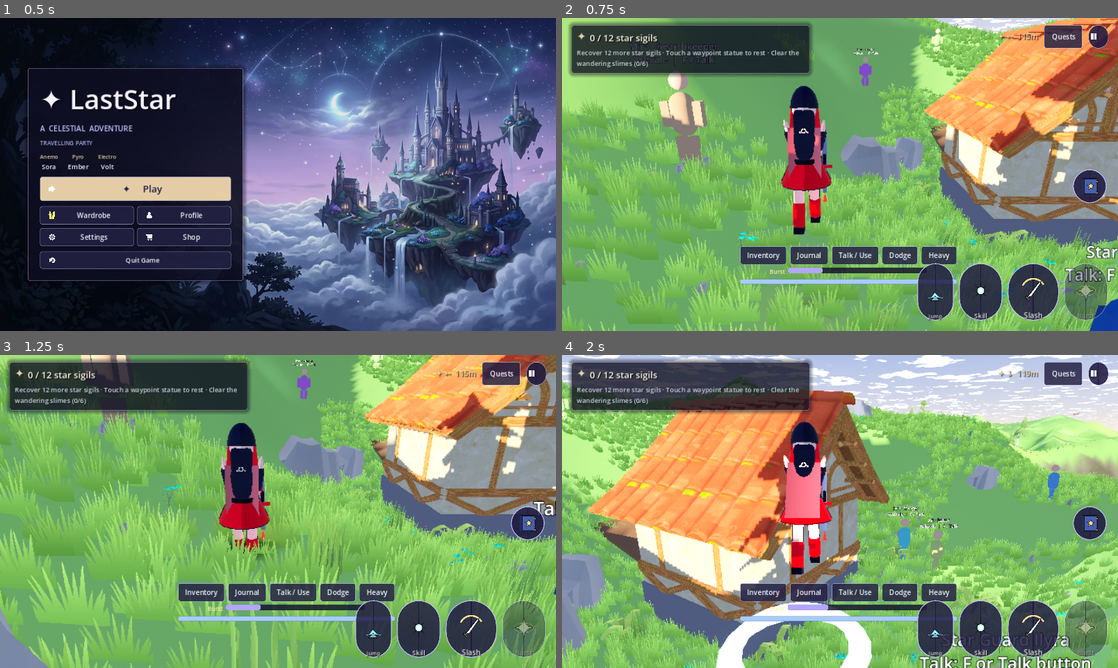
Above: before the commit, frames 1-4 (two rows, left to right).
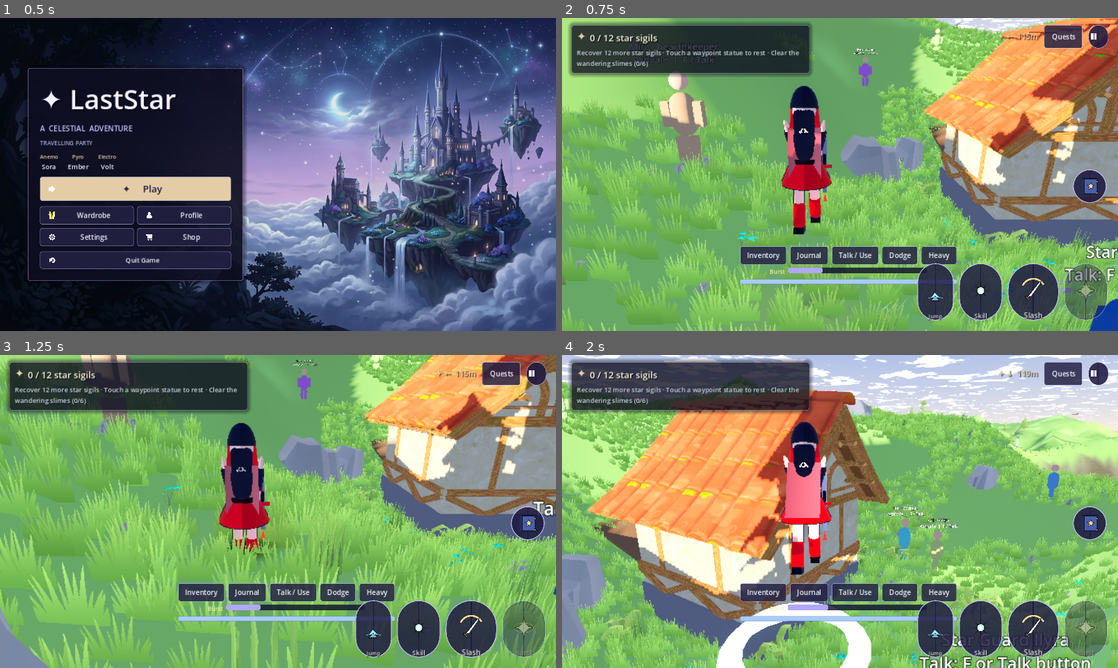
Above: after the commit, the same moments.

Repository: Endiq-jar/LastStar
Game: Godot game, scene res://scenes/main_menu.tscn
Two runs of this game, one before a commit and one after it. Both use one fixed random seed, a clock stepped at 60 frames per second and the inputs below.
Inputs (mouse positions are in pixels of both pictures, inside the frame that each line leads up to):
- Up to frame 1 (0.5 s): no input
- Up to frame 2 (0.75 s): click "✦ Play" at 0.5 s
- Up to frame 3 (1.25 s): no input
- Up to frame 4 (2 s): tap Enter at 1.25 s; move the mouse to (867, 511) at 1.27 s; press the mouse at (867, 511) at 1.28 s; hold W (move_forward) from 1.28 s (still down); tap Space (jump) at 1.52, 1.82 s

Frame 1 is identical in both runs. In frame 2, 4.8% of the frame differs, in the area x 0-100%, y 0-100%; in frame 3, 4.0%; in frame 4, 6.5%.

Commit message:
Add five graphics profiles with legacy settings migration
Co-authored-by: arena-agent <297053741+arena-agent@users.noreply.github.com>

Diff:
--- a/scripts/game_state.gd
+++ b/scripts/game_state.gd
@@ -116,13 +116,13 @@
 var quest_text: String = ""
 
 ## 0 = Balanced, 1 = Performance, 2 = High. Applied by the world when it loads.
-var quality_tier: int = 0
+var quality_tier: int = 2
 ## Set by Game.start_game(); the world consumes it and unpauses the tree on
 ## its first frame (queued scene changes can otherwise keep the menu pause).
 var pending_unpause: bool = false
 ## False until the world has booted at least once this session.
 var booted: bool = false
-const QUALITY_NAMES := ["Balanced", "Performance", "High"]
+const QUALITY_NAMES := ["Ultra Low", "Low", "Medium", "High", "Ultra"]
 
 ## Shared world facts used by water, enemies and weather systems.
 var water_level: float = 1.2
@@ -1181,13 +1181,22 @@
 	## silently go back to the heaviest preset on the next launch.
 	var cfg := ConfigFile.new()
 	cfg.set_value("video", "quality_tier", quality_tier)
+	cfg.set_value("video", "quality_version", 2)
 	cfg.save("user://video.cfg")
+
+
+func _quality_from_config(cfg: ConfigFile) -> int:
+	var value := int(cfg.get_value("video", "quality_tier", 0))
+	if int(cfg.get_value("video", "quality_version", 1)) < 2:
+		# Preserve old Balanced / Performance / High choices on upgrade.
+		return [2, 1, 3][clampi(value, 0, 2)]
+	return clampi(value, 0, QUALITY_NAMES.size() - 1)
 
 
 func load_quality() -> void:
 	var cfg := ConfigFile.new()
 	if cfg.load("user://video.cfg") == OK:
-		quality_tier = clampi(int(cfg.get_value("video", "quality_tier", 0)), 0, QUALITY_NAMES.size() - 1)
+		quality_tier = _quality_from_config(cfg)
 
 
 func boot_direct() -> void:
--- a/scripts/performance/entity_culler.gd
+++ b/scripts/performance/entity_culler.gd
@@ -196,7 +196,7 @@
 
 
 func _interval() -> float:
-	if Game.quality_tier >= 1:
+	if Game.quality_tier <= 1:
 		return PROBE_INTERVAL_LOW
 	return PROBE_INTERVAL
 
--- a/scripts/world.gd
+++ b/scripts/world.gd
@@ -128,7 +128,7 @@
 	var avg_ms := (_perf_accum / float(measured)) * 1000.0
 	print("LastStar: average frame time %.1f ms over %d frames" % [avg_ms, measured])
 	# Worse than ~24 fps: shed effects instead of stuttering.
-	if avg_ms > 42.0 and Game.quality_tier != 1:
+	if avg_ms > 42.0 and Game.quality_tier > 1:
 		Game.set_quality_tier(1)
 		apply_quality()
 		Game.toast.emit("Performance mode enabled for smooth play")
@@ -243,41 +243,28 @@
 
 
 func apply_quality() -> void:
-	## 0 Balanced · 1 Performance · 2 High. Lets the same APK scale from a
-	## budget phone to a flagship. Every tier restores what it changes, so
-	## cycling through them is lossless, and tiers never enable a feature the
-	## active renderer does not implement (SSAO does not exist on OpenGL).
+	## Five presets. These control effects and density, not hard FPS/triangle
+	## limits; actual performance depends on the device and scene.
 	var tier := Game.quality_tier
 	var compat := _is_compatibility()
 	var env := environment.environment as Environment
 	var veg := get_node_or_null("Vegetation")
 
-	# --- shadows -----------------------------------------------------------
-	#
-	# Performance used to switch the sun's shadow map off completely. That single
-	# line is the whole "the character is floating on nothing" problem: with no
-	# shadow map there is no contact shadow under her, no cast shadow from the
-	# hills, and no self-shadowing anywhere. The world flattens into pure ambient
-	# and every object looks pasted on. A short-radius shadow map is one of the
-	# cheapest things on the GPU and it is the single most important depth cue in
-	# the frame, so no tier turns it off now - the tiers only shorten its reach.
+	# Ultra Low disables realtime shadows; all other tiers restore them.
+	sun.shadow_enabled = tier != 0
 	if tier == 1:
-		sun.shadow_enabled = true
 		sun.directional_shadow_max_distance = 70.0
-	elif compat:
-		# Compatibility shadows are cheap but not free; keep the radius short.
-		sun.shadow_enabled = true
-		sun.directional_shadow_max_distance = 110.0 if tier == 0 else 150.0
-	else:
-		sun.shadow_enabled = true
-		sun.directional_shadow_max_distance = 260.0 if tier == 2 else 190.0
+	elif tier == 2:
+		sun.directional_shadow_max_distance = 110.0 if compat else 150.0
+	elif tier >= 3:
+		sun.directional_shadow_max_distance = (150.0 if tier == 3 else 190.0) if compat else (190.0 if tier == 3 else 260.0)
 
 	# --- grass -------------------------------------------------------------
 	# Grass is the single biggest draw on a mobile GPU, so the tier controls its
 	# density rather than switching it off: an empty valley looks broken, a
 	# thinner meadow still looks like a meadow.
 	if _grass_field != null and _grass_field.has_method("set_density_scale"):
-		_grass_field.call("set_density_scale", 1.0 if tier >= 2 else (0.65 if tier == 0 else 0.35))
+		_grass_field.call("set_density_scale", [0.22, 0.35, 0.65, 0.85, 1.0][tier])
 
 	# --- vegetation ---------------------------------------------------------
 	#
@@ -290,7 +277,7 @@
 	if veg:
 		veg.visible = true
 		if veg.has_method("set_detail_scale"):
-			veg.call("set_detail_scale", 1.0 if tier >= 2 else (0.8 if tier == 0 else 0.55))
+			veg.call("set_detail_scale", [0.35, 0.55, 0.8, 0.9, 1.0][tier])
 
 	# --- resolution scale ----------------------------------------------------
 	#
@@ -308,13 +295,7 @@
 	# driver that refuses it.
 	_dynamic_time = 0.0
 	_dynamic_frames = 0
-	match tier:
-		1:
-			_dynamic_scale = 0.75
-		0:
-			_dynamic_scale = 0.9
-		_:
-			_dynamic_scale = 1.0
+	_dynamic_scale = [0.60, 0.70, 0.85, 1.0, 1.0][tier]
 	_set_3d_scale(_dynamic_scale)
 
 	if env == null:
@@ -331,26 +312,25 @@
 	# back. Saturation at that level is what pushed every already-saturated green
 	# the last few percent into a clipped, channel-starved neon. The grade lives
 	# in exactly one place now - _grade_env(), called from the day pass.
-	match tier:
-		1:
-			env.glow_enabled = false
-			env.ssao_enabled = false
-			_env_msaa(RenderingServer.VIEWPORT_MSAA_DISABLED)
-		2:
-			env.glow_enabled = true
-			env.glow_intensity = 0.30
-			env.glow_hdr_threshold = 1.25
-			env.ssao_enabled = not compat
-			if not compat:
-				env.ssao_radius = 1.4
-				env.ssao_intensity = 1.6
-			_env_msaa(RenderingServer.VIEWPORT_MSAA_4X if not compat else RenderingServer.VIEWPORT_MSAA_DISABLED)
-		_:
-			env.glow_enabled = true
-			env.glow_intensity = 0.26 if not compat else 0.22
-			env.glow_hdr_threshold = 1.35
-			env.ssao_enabled = false
-			_env_msaa(RenderingServer.VIEWPORT_MSAA_2X if not compat else RenderingServer.VIEWPORT_MSAA_DISABLED)
+	if tier <= 1:
+		env.glow_enabled = false
+		env.ssao_enabled = false
+		_env_msaa(RenderingServer.VIEWPORT_MSAA_DISABLED)
+	elif tier == 2:
+		env.glow_enabled = true
+		env.glow_intensity = 0.26 if not compat else 0.22
+		env.glow_hdr_threshold = 1.35
+		env.ssao_enabled = false
+		_env_msaa(RenderingServer.VIEWPORT_MSAA_2X if not compat else RenderingServer.VIEWPORT_MSAA_DISABLED)
+	else:
+		env.glow_enabled = true
+		env.glow_intensity = 0.30
+		env.glow_hdr_threshold = 1.25
+		env.ssao_enabled = not compat
+		if not compat:
+			env.ssao_radius = 1.4
+			env.ssao_intensity = 1.6
+		_env_msaa(RenderingServer.VIEWPORT_MSAA_4X if not compat else RenderingServer.VIEWPORT_MSAA_DISABLED)
 	# Re-apply the grade so a tier change never leaves the frame at whatever
 	# saturation it happened to be using.
 	_grade_env(env)
@@ -521,10 +501,9 @@
 
 
 func _update_dynamic_resolution(delta: float) -> void:
-	## Balanced/Performance aim for 30 fps. Evaluate two seconds at a time;
-	## use separate thresholds so the scale does not flicker back and forth.
-	## High stays fixed at full resolution. This cannot cure CPU-bound stalls.
-	if Game.quality_tier == 2 or not _perf_done or delta <= 0.0:
+	## Ultra Low, Low and Medium adjust toward 30 fps using hysteresis.
+	## High and Ultra stay at full resolution. CPU-bound stalls remain possible.
+	if Game.quality_tier >= 3 or not _perf_done or delta <= 0.0:
 		return
 	_dynamic_time += minf(delta, 0.25)
 	_dynamic_frames += 1
@@ -540,10 +519,10 @@
 
 
 func _next_dynamic_scale(tier: int, current: float, avg: float) -> float:
-	if tier == 2:
+	if tier >= 3:
 		return current
-	var ceiling := 0.75 if tier == 1 else 0.9
-	var floor_scale := 0.60 if tier == 1 else 0.65
+	var ceiling: float = [0.60, 0.70, 0.85][clampi(tier, 0, 2)]
+	var floor_scale: float = [0.50, 0.60, 0.65][clampi(tier, 0, 2)]
 	if avg > 0.040:
 		return maxf(floor_scale, current - 0.05)
 	if avg < 0.028:
@@ -594,7 +573,7 @@
 	var noon_col := Color(1.0, 0.96, 0.89)
 	var dawn_col := Color(1.0, 0.72, 0.46)
 	sun.light_color = noon_col.lerp(dawn_col, warmth)
-	sun.shadow_enabled = true
+	sun.shadow_enabled = Game.quality_tier != 0
 
 	var env := environment.environment as Environment
 	if env == null:
@@ -1328,7 +1307,7 @@
 	field.set_script(GrassFieldScript)
 	add_child(field)
 	# Set the chosen density before setup queues any grass.
-	field.call("set_density_scale", 1.0 if Game.quality_tier >= 2 else (0.65 if Game.quality_tier == 0 else 0.35))
+	field.call("set_density_scale", [0.22, 0.35, 0.65, 0.85, 1.0][Game.quality_tier])
 	field.call("setup", t, player)
 	_grass_field = field
 	_build_environment_vegetation(t, player)
--- a/tests/render_probe.gd
+++ b/tests/render_probe.gd
@@ -129,14 +129,40 @@
 	for i in range(15):
 		await get_tree().process_frame
 
-	# Resolution controller must reduce load when slow, recover when fast, and
-	# leave High alone. This tests its hysteresis without depending on CI FPS.
-	var slow: float = world.call("_next_dynamic_scale", 0, 0.9, 0.05)
-	var fast: float = world.call("_next_dynamic_scale", 0, 0.8, 0.02)
-	var stable: float = world.call("_next_dynamic_scale", 0, 0.8, 0.033)
-	var high: float = world.call("_next_dynamic_scale", 2, 1.0, 0.05)
-	_log("INFO" if is_equal_approx(slow, 0.85) and is_equal_approx(fast, 0.85) and is_equal_approx(stable, 0.8) and is_equal_approx(high, 1.0) else "FAIL",
-		"dynamic resolution slow=%.2f fast=%.2f stable=%.2f high=%.2f" % [slow, fast, stable, high])
+	# Presets preserve legacy choices, change effects, and restore them on switch.
+	var quality_before: int = Game.quality_tier
+	var legacy_quality := ConfigFile.new()
+	legacy_quality.set_value("video", "quality_tier", 0)
+	var quality_ok: bool = int(Game.call("_quality_from_config", legacy_quality)) == 2
+	legacy_quality.set_value("video", "quality_tier", 1)
+	quality_ok = quality_ok and int(Game.call("_quality_from_config", legacy_quality)) == 1
+	legacy_quality.set_value("video", "quality_tier", 2)
+	quality_ok = quality_ok and int(Game.call("_quality_from_config", legacy_quality)) == 3
+	legacy_quality.set_value("video", "quality_version", 2)
+	legacy_quality.set_value("video", "quality_tier", 4)
+	quality_ok = quality_ok and int(Game.call("_quality_from_config", legacy_quality)) == 4 and Game.QUALITY_NAMES.size() == 5
+	var quality_sun := world.get_node("Sun") as DirectionalLight3D
+	Game.quality_tier = 0
+	world.call("apply_quality")
+	world.call("_update_time_of_day")
+	quality_ok = quality_ok and not quality_sun.shadow_enabled and is_equal_approx(float(world.get("_dynamic_scale")), 0.60)
+	Game.quality_tier = 1
+	world.call("apply_quality")
+	quality_ok = quality_ok and quality_sun.shadow_enabled and is_equal_approx(float(world.get("_dynamic_scale")), 0.70)
+	Game.quality_tier = 2
+	world.call("apply_quality")
+	quality_ok = quality_ok and is_equal_approx(float(world.get("_dynamic_scale")), 0.85)
+	Game.quality_tier = 4
+	world.call("apply_quality")
+	quality_ok = quality_ok and quality_sun.shadow_enabled and is_equal_approx(float(world.get("_dynamic_scale")), 1.0)
+	var slow: float = world.call("_next_dynamic_scale", 2, 0.85, 0.05)
+	var fast: float = world.call("_next_dynamic_scale", 2, 0.75, 0.02)
+	var stable: float = world.call("_next_dynamic_scale", 2, 0.75, 0.033)
+	var high: float = world.call("_next_dynamic_scale", 4, 1.0, 0.05)
+	quality_ok = quality_ok and is_equal_approx(slow, 0.80) and is_equal_approx(fast, 0.80) and is_equal_approx(stable, 0.75) and is_equal_approx(high, 1.0)
+	Game.quality_tier = quality_before
+	world.call("apply_quality")
+	_log("INFO" if quality_ok else "FAIL", "five quality profiles, legacy migration and resolution control=%s" % str(quality_ok))
 	var monitor := world.get_node_or_null("HUD/PerformanceMonitor")
 	if monitor == null:
 		_log("FAIL", "performance monitor missing")
@@ -2079,7 +2105,7 @@
 	# Performance on any slow or software renderer - which is exactly what CI
 	# runs - and that tier disables glow, SSAO and MSAA, so the published
 	# screenshot was showing the worst settings the game can produce.
-	Game.set_quality_tier(2)
+	Game.set_quality_tier(4)
 	if world.has_method("apply_quality"):
 		world.call("apply_quality")
 	if world.has_method("_set_beauty_time"):
Not shown, changed: docs/MODEL_AUDIT.md
